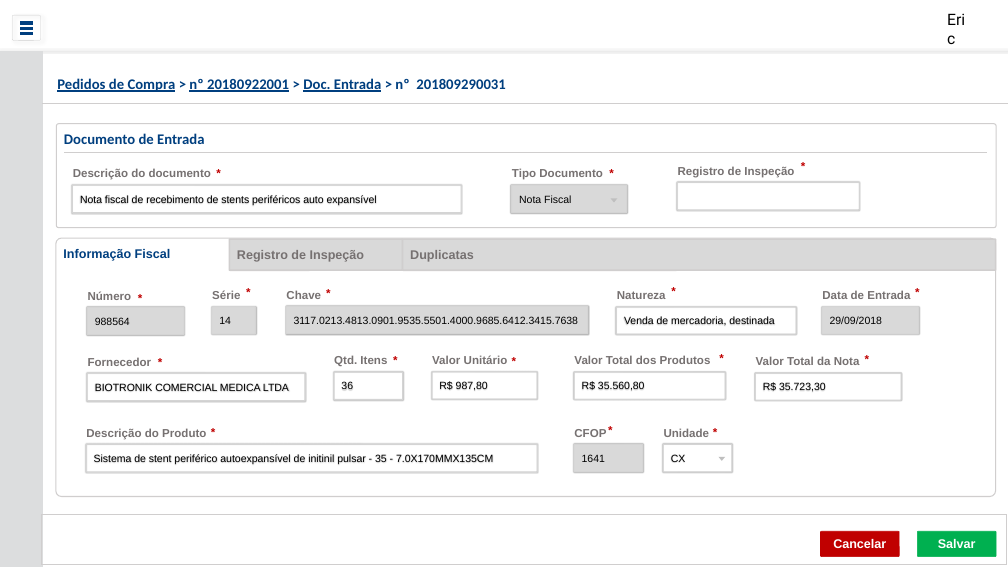
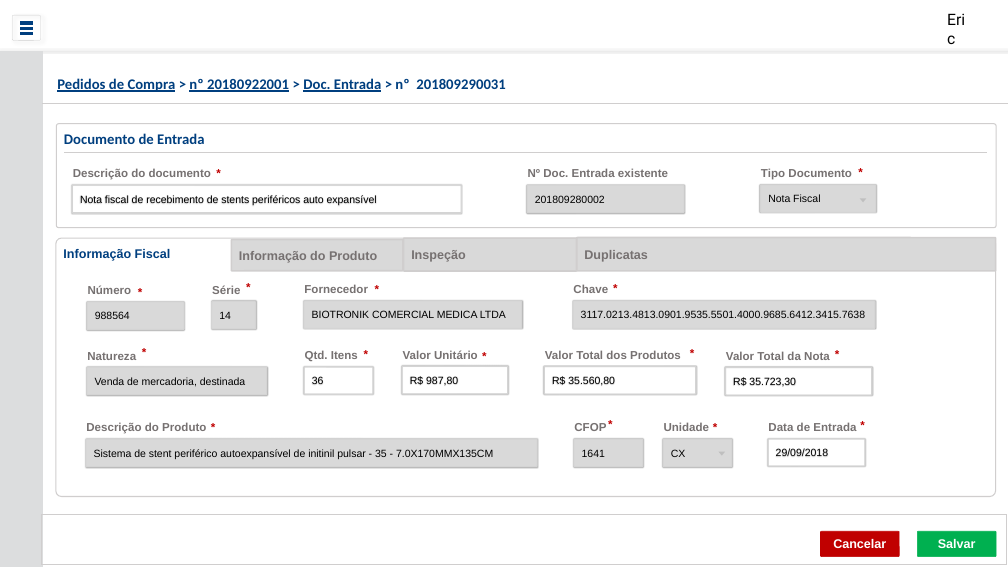
Before and after one commit to ericfgsilva/biograma, a slide deck: slide 9 of prototipo/PedidoDeCompra.pptx. Drawn at 1008x567 pixels with LibreOffice and Linux fonts; fonts in the diff are those of the drawing; background and template pictures are left out. Boxes give left, top, right and bottom in pixels: in the first picture for what was removed or moved away, otherwise in the second. Text is boxed around its words. In the diff, an @@ line names an element or a change of style, - is before the commit and + after.

```diff
--- a/prototipo/PedidoDeCompra.pptx
+++ b/prototipo/PedidoDeCompra.pptx
@@ text added at <box>528,169,668,177</box>, 11 pt, text #767171, bold @@
+Nº Doc. Entrada existente
@@ text removed at <box>602,164,622,182</box> @@
-*
@@ text removed at <box>678,166,794,178</box> @@
-Registro de Inspeção
@@ text "*": place and size @@
-text "*" at <box>793,158,813,176</box>
+text "*" at <box>851,164,871,182</box>
@@ rounded rectangle added at <box>527,185,684,212</box>, fill #D9D9D9, outline #D4D4D4 1 pt, 10 pt, text #000000 @@
+201809280002
@@ rounded rectangle removed at <box>678,182,860,209</box> @@
@@ 1 rounded rectangle, 1 text, 1 triangle: place and size @@
-1 rounded rectangle, 1 text, 1 triangle at <box>512,169,628,212</box>
+1 rounded rectangle, 1 text, 1 triangle at <box>761,168,876,212</box>
@@ rounded rectangle "Inspeção": place and size @@
-rounded rectangle "Inspeção" at <box>229,239,402,270</box>
+rounded rectangle "Inspeção" at <box>404,238,577,271</box>
@@ rounded rectangle "Duplicatas": place and size @@
-rounded rectangle "Duplicatas" at <box>403,239,996,270</box>
+rounded rectangle "Duplicatas" at <box>577,237,996,271</box>
@@ rounded rectangle added at <box>231,240,403,271</box>, fill #D9D9D9, outline #D0CECE 1.5 pt, 12 pt, text #767171, bold @@
+Informação do Produto
@@ text in rounded rectangle at <box>411,250,466,262</box>: text changed @@
-Registro de Inspeção
+Inspeção
@@ text "Fornecedor": place and size @@
-text "Fornecedor" at <box>88,357,152,366</box>
+text "Fornecedor" at <box>304,284,368,293</box>
@@ text "*": place and size @@
-text "*" at <box>318,284,338,302</box>
+text "*" at <box>368,281,387,299</box>
@@ text "Chave": place and size @@
-text "Chave" at <box>286,290,321,299</box>
+text "Chave" at <box>573,284,608,293</box>
@@ text "*": place and size @@
-text "*" at <box>664,283,684,301</box>
+text "*" at <box>606,280,625,298</box>
@@ fill none to #D9D9D9 in 4 elements at <box>663,439,732,467</box>, <box>86,439,538,467</box>, <box>87,368,267,395</box>, <box>304,301,522,328</box> @@
@@ rounded rectangle "BIOTRONIK COMERCIAL MEDICA LTDA": place and size @@
-rounded rectangle "BIOTRONIK COMERCIAL MEDICA LTDA" at <box>87,374,305,401</box>
+rounded rectangle "BIOTRONIK COMERCIAL MEDICA LTDA" at <box>304,301,522,328</box>
@@ rounded rectangle "3117.0213.4813.0901.9535.5501.4000.9685.6412.3415.7638": place and size @@
-rounded rectangle "3117.0213.4813.0901.9535.5501.4000.9685.6412.3415.7638" at <box>286,306,588,333</box>
+rounded rectangle "3117.0213.4813.0901.9535.5501.4000.9685.6412.3415.7638" at <box>573,301,875,328</box>
@@ text "Natureza": place and size @@
-text "Natureza" at <box>617,291,666,299</box>
+text "Natureza" at <box>87,352,136,360</box>
@@ text "*": place and size @@
-text "*" at <box>150,353,170,371</box>
+text "*" at <box>135,343,154,361</box>
@@ 8 texts, 4 rounded rectangles: place and size @@
-8 texts, 4 rounded rectangles at <box>334,350,901,400</box>
+8 texts, 4 rounded rectangles at <box>304,345,872,395</box>
@@ rounded rectangle "Venda de mercadoria, destinada": place and size @@
-rounded rectangle "Venda de mercadoria, destinada" at <box>616,307,796,334</box>
+rounded rectangle "Venda de mercadoria, destinada" at <box>87,368,267,395</box>
@@ 10 texts, 5 rounded rectangles, 1 triangle: place and size @@
-10 texts, 5 rounded rectangles, 1 triangle at <box>86,284,732,472</box>
+10 texts, 5 rounded rectangles, 1 triangle at <box>86,279,732,467</box>
@@ text "Data de Entrada": place and size @@
-text "Data de Entrada" at <box>822,290,910,299</box>
+text "Data de Entrada" at <box>768,422,856,431</box>
@@ text "*": place and size @@
-text "*" at <box>907,284,927,302</box>
+text "*" at <box>853,417,873,435</box>
@@ rounded rectangle "29/09/2018": place and size @@
-rounded rectangle "29/09/2018" at <box>822,307,919,334</box>
+rounded rectangle "29/09/2018" at <box>768,439,865,466</box>
@@ rounded rectangle "29/09/2018" at <box>768,439,865,466</box>: fill #D9D9D9 to none @@
```
Also in this commit, not shown: 4 other slides changed, 1 other file.
